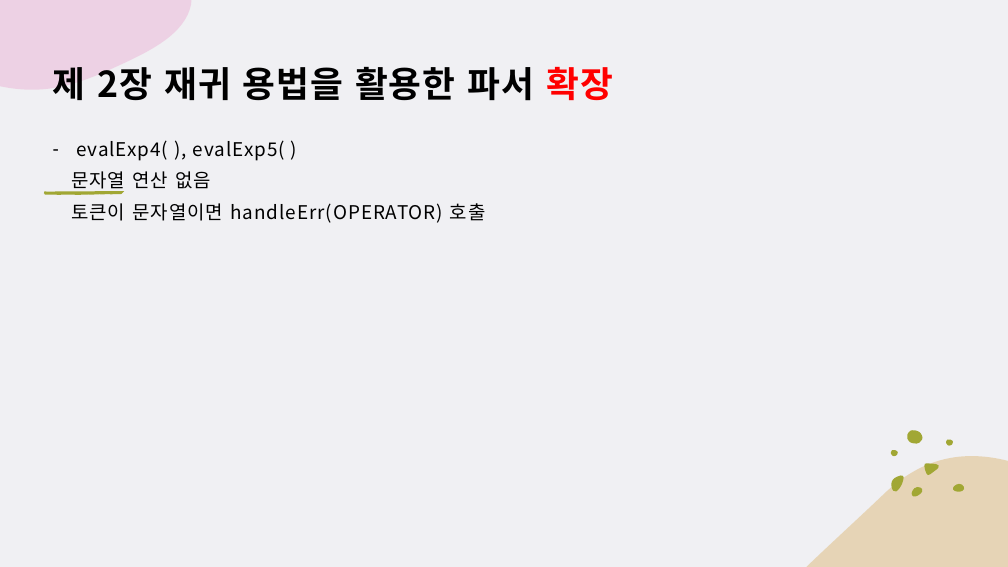
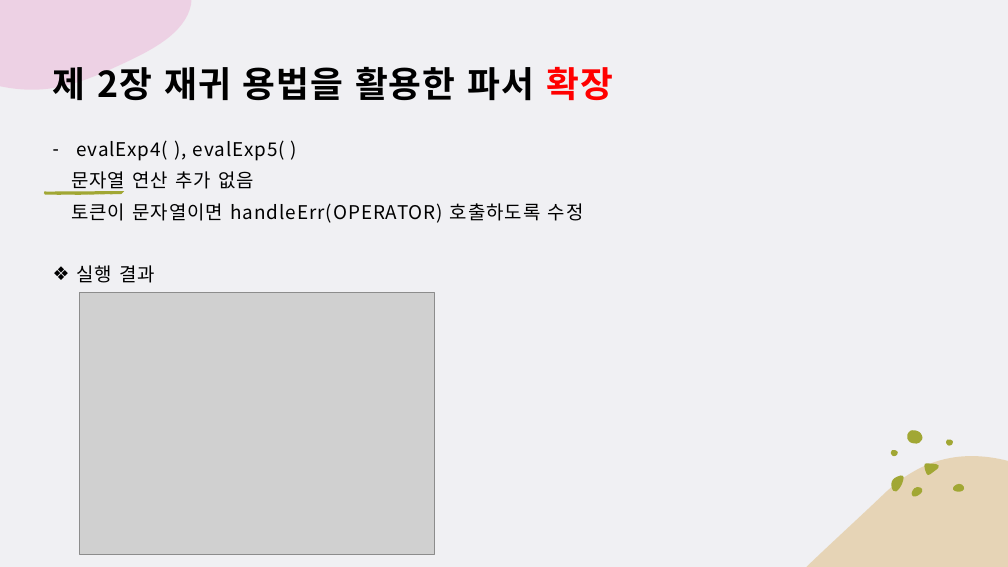
Before and after one commit to chaewon12/art-of-Java, a slide deck: slide 22 of Chapter02/CH02(21.12.27).pptx (slide 21 before the commit). Drawn at 1008x567 pixels with LibreOffice and Linux fonts; fonts in the diff are those of the drawing; grey boxes stand for pictures. Boxes give left, top, right and bottom in pixels: in the first picture for what was removed or moved away, otherwise in the second. Text is boxed around its words. In the diff, an @@ line names an element or a change of style, - is before the commit and + after.

Commit message:
Docs: Revise pptx
Correct typos and add file protection options.

```diff
--- a/Chapter02/CH02(21.12.27).pptx
+++ b/Chapter02/CH02(21.12.27).pptx
@@ text at (x1=71, y1=171, x2=584, y2=283): text changed @@
-  문자열 연산 없음
-  토큰이 문자열이면 handleErr(OPERATOR) 호출
+  문자열 연산 추가 없음
+  토큰이 문자열이면 handleErr(OPERATOR) 호출하도록 수정
+  ❖ 실행 결과
@@ picture added at (x1=79, y1=293, x2=434, y2=554) @@
```
Also in this commit, not shown: 14 other slides changed, 1 slide added, 1 slide removed, 2 other files.
